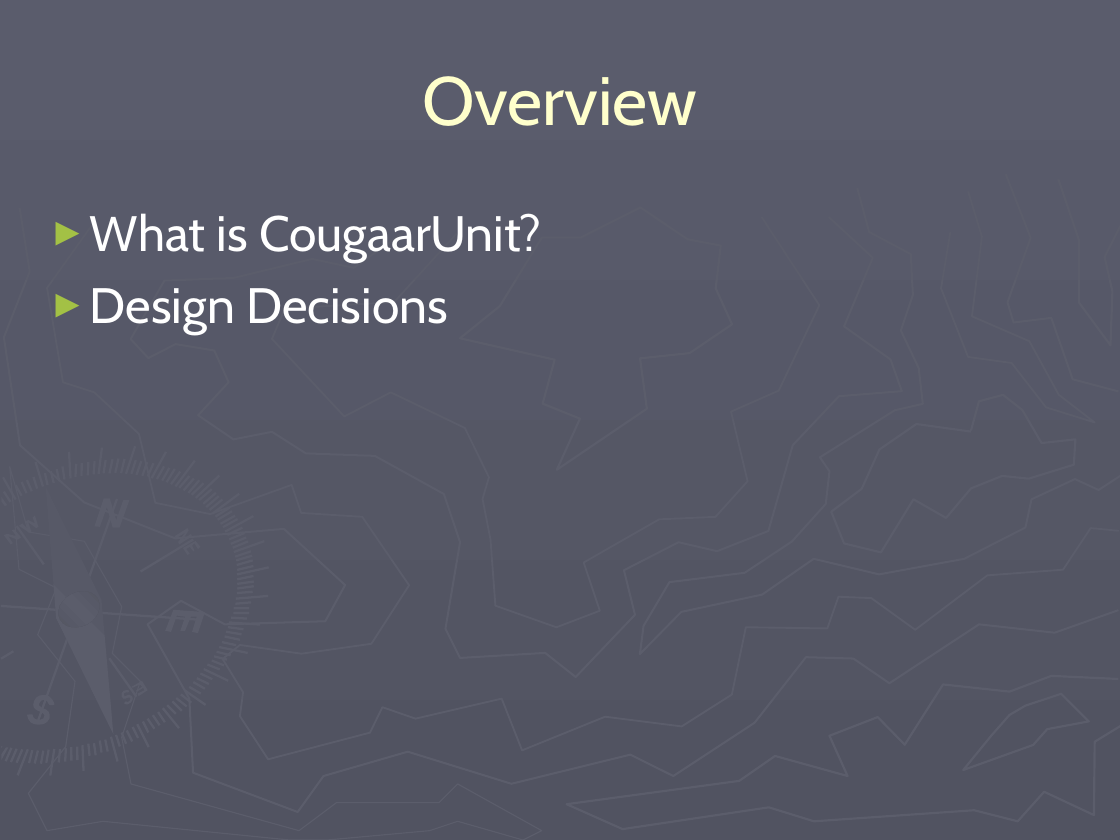
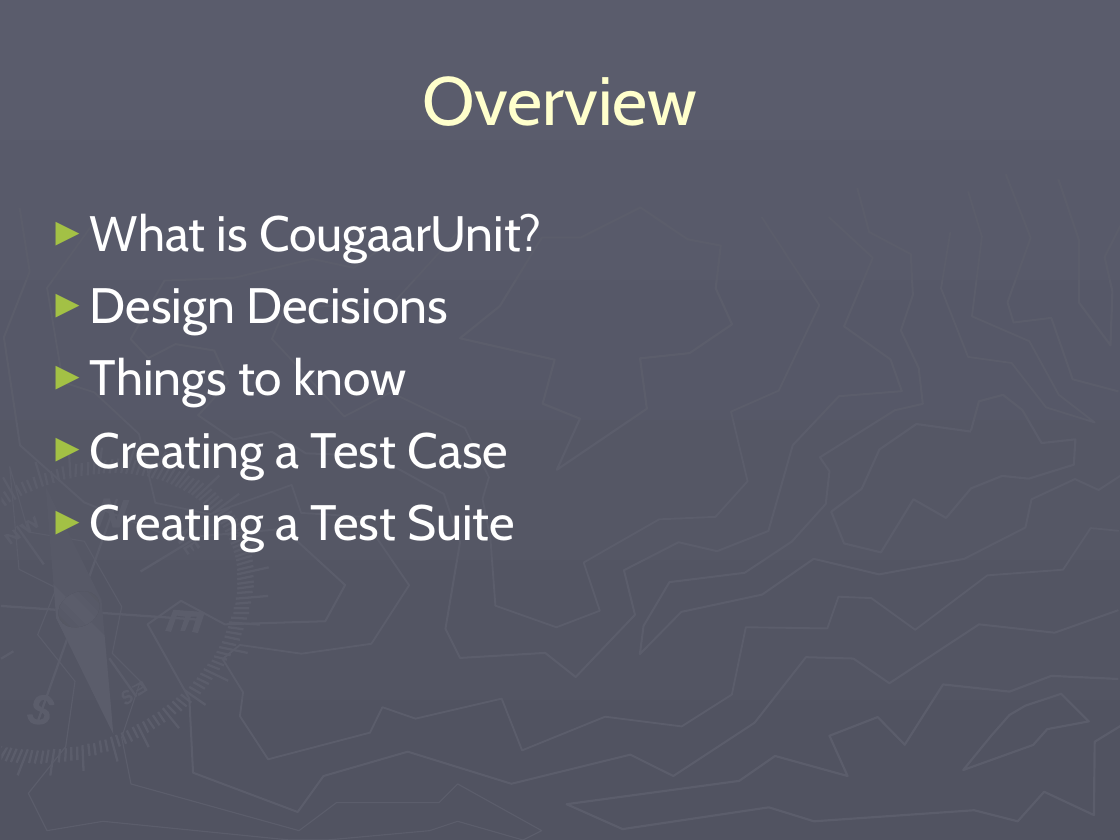
Before and after one commit to codeaudit/cougaar-cougaarunit, a slide deck: slide 2 of CougaarUnit/CougaarUnit Training.ppt. Drawn at 1120x840 pixels with LibreOffice and Linux fonts; fonts in the diff are those of the drawing. Boxes give left, top, right and bottom in pixels: in the first picture for what was removed or moved away, otherwise in the second. Text is boxed around its words. In the diff, an @@ line names an element or a change of style, - is before the commit and + after.

```diff
--- a/CougaarUnit/CougaarUnit Training.ppt
+++ b/CougaarUnit/CougaarUnit Training.ppt
@@ text at [90, 357, 516, 550]: paragraphs added @@
+► Things to know
+► Creating a Test Case
+► Creating a Test Suite
```
Also in this commit, not shown: 3 other slides changed, 4 slides added.
